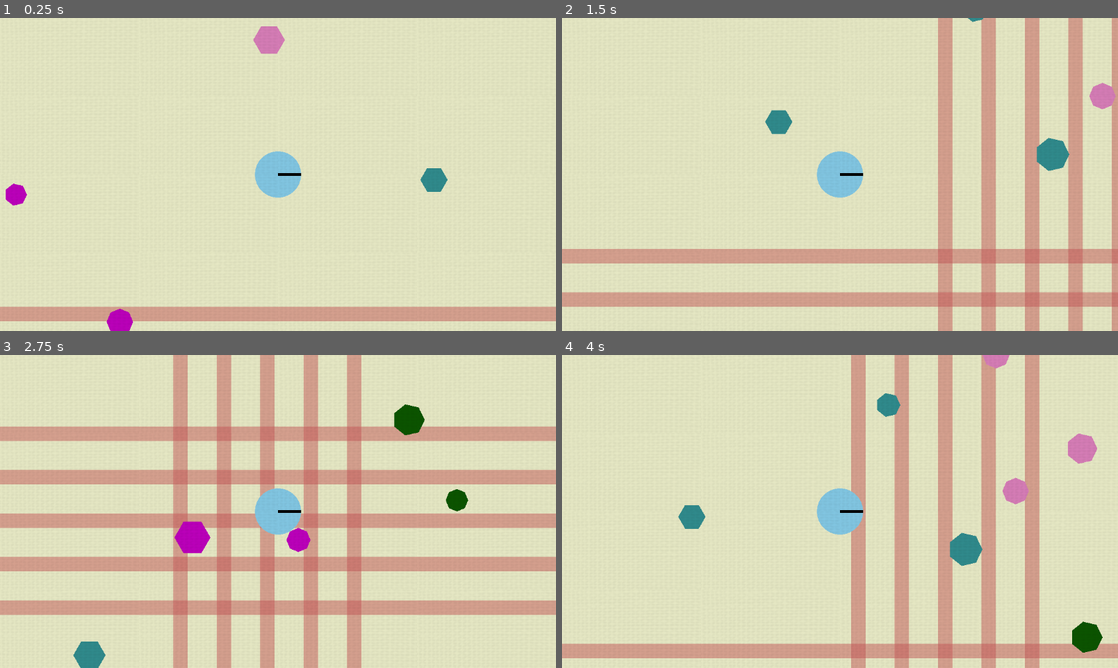
Above: before the commit, frames 1-4 (two rows, left to right).
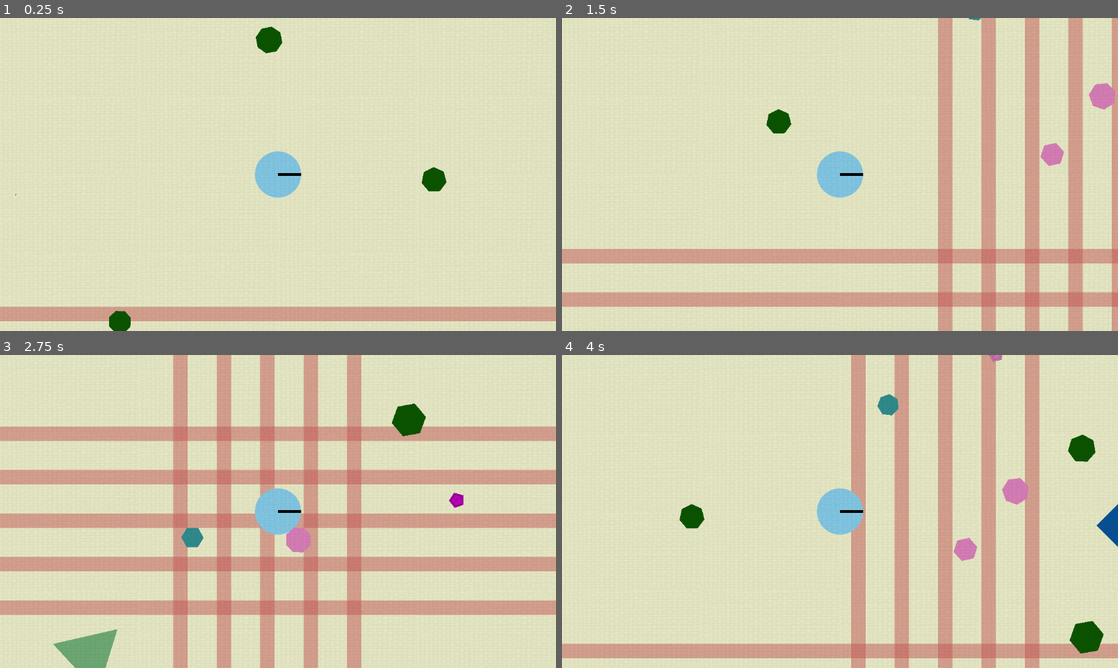
Above: after the commit, the same moments.

Repository: bjornarprytz/dream-deeper-and-deeper
Game: Godot game, scene res://main.tscn
Same seed, same stepped clock (60 frames per second), same inputs: the game is played once before the commit and once after it.
Inputs:
- Up to frame 1 (0.25 s): no input
- Up to frame 2 (1.5 s): tap Enter at 0.5 s; hold Right (ui_right) 0.53-1.28 s; hold Down (ui_down) from 1.28 s (still down)
- Up to frame 3 (2.75 s): release Down (ui_down) at 2.03 s; hold Right (ui_right) from 2.03 s (still down)
- Up to frame 4 (4 s): release Right (ui_right) at 2.78 s; hold Up (ui_up) 2.78-3.53 s; hold Left (ui_left) from 3.53 s (still down)

The runs differ from the first frame. In frame 1, 1.1% of the frame differs, in the area x 1-81%, y 2-100%; in frame 2, 0.8%; in frame 3, 2.0%, in the area x 9-85%, y 15-100%; in frame 4, 1.7%.
Error before the commit: Invalid assignment of property or key 'scale' with value of type 'Vector2' on a base object of type 'Nil'. (res://autoload/spawner.gd:58)
Error after the commit: Invalid assignment of property or key 'scale' with value of type 'Vector2' on a base object of type 'Nil'. (res://autoload/spawner.gd:63)

Commit message:
wip bug behaviour

Diff:
--- a/src/autoload/spawner.gd
+++ b/src/autoload/spawner.gd
@@ -35,6 +35,10 @@
 	return _randomize_flower(
 		_flower_spawners.pick_random().instantiate() as Flower)
 
+func pentagonia() -> Pentagonia:
+	return _randomize_flower(
+		_pent_spawner.instantiate() as Pentagonia)
+
 func critter() -> Critter:
 	return _randomize_critter(
 		_critter_spawners.pick_random().instantiate() as Critter)
@@ -50,6 +54,7 @@
 static func _randomize_flower(flower: Flower) -> Flower:
 	var s = randf_range(.3, .5)
 	flower.scale = Vector2(s, s)
+	flower.rotation_degrees = randf_range(0.0, 360.0)
 	flower.modulate = Global.palette_plants.pick_random()
 	return flower
 
--- a/src/critters/bug/bug.tscn
+++ b/src/critters/bug/bug.tscn
@@ -6,6 +6,9 @@
 [sub_resource type="Theme" id="Theme_5eh2i"]
 default_font = ExtResource("2_dnbsd")
 default_font_size = 256
+
+[sub_resource type="CircleShape2D" id="CircleShape2D_w7q4f"]
+radius = 50.0
 
 [node name="Bug" type="Node2D"]
 modulate = Color(0.0980392, 0.0980392, 0.0980392, 1)
@@ -42,3 +45,8 @@
 "
 scroll_active = false
 metadata/_edit_use_anchors_ = true
+
+[node name="Sensors" type="Area2D" parent="."]
+
+[node name="Shape" type="CollisionShape2D" parent="Sensors"]
+shape = SubResource("CircleShape2D_w7q4f")
--- a/src/critters/circ/circ.tscn
+++ b/src/critters/circ/circ.tscn
@@ -18,5 +18,3 @@
 [node name="Body" parent="." instance=ExtResource("2_7isha")]
 n_sides = 30
 polygon = PackedVector2Array(25, 0, 24.4537, 5.19779, 22.8386, 10.1684, 20.2254, 14.6946, 16.7283, 18.5786, 12.5, 21.65 …(450 unchanged characters)…
-border_color = Color(0, 0, 0, 1)
-border_width = 0.0
--- a/src/critters/flower.gd
+++ b/src/critters/flower.gd
@@ -2,9 +2,8 @@
 extends Node2D
 
 @export var pollen_rate: float = 5.0
-@export var pollen: float = 100.0
+@export var pollen: float = randf_range(20.0, 60.0)
 @export var max_pollen: float = 100.0
 
-# Called every frame. 'delta' is the elapsed time since the previous frame.
 func _process(delta: float) -> void:
 	pollen = clamp(pollen + (delta * pollen_rate), 0.0, max_pollen)
--- a/src/critters/pent/pentagonia.gd
+++ b/src/critters/pent/pentagonia.gd
@@ -9,13 +9,23 @@
 @onready var pattern3 : Line2D = $Body/Pattern/C
 
 @onready var pollen_burst : CPUParticles2D = $PollenBurst
+@onready var target_scale : Vector2 = scale
+
+@export var growth_rate: float = .2
 
 var snap_back_tween : Tween
+var _time_spent : float = 0.0
+var halt_growth : bool = false
 
-var _time_spent : float = 0.0
+
+func _ready() -> void:
+	scale = Vector2.ZERO
 
 func _process(delta: float) -> void:
 	super(delta)
+
+	if (!halt_growth):
+		scale = lerp(scale, target_scale, delta * growth_rate)
 
 	var pattern_speed = pollen / max_pollen
 	_time_spent += (pattern_speed * delta)
@@ -31,12 +41,14 @@
 func _spread_seeds():
 	pollen_burst.amount = int(pollen / 5.0)
 
-	var seed = Spawn.plant_seed()
-	add_child.call_deferred(seed)
-	var target = Global.random_vector2().normalized() * randf_range(50.0, 90.0)
-	var seed_tween = create_tween().set_ease(Tween.EASE_OUT)
-	seed_tween.tween_property(seed, "position", target, 1.0)
-	seed_tween.tween_callback(seed.try_root)
+	for s in range(randi_range(1, 2)):
+		var seed = Spawn.plant_seed()
+		add_child.call_deferred(seed)
+		var target = Global.random_vector2().normalized() * randf_range(50.0, 90.0)
+		var seed_tween = create_tween().set_ease(Tween.EASE_OUT)
+		seed_tween.tween_property(seed, "position", target, 1.0)
+		seed_tween.tween_callback(seed.take_root)
+
 	pollen = 0
 	pollen_burst.emitting = true
 
@@ -44,3 +56,9 @@
 	if (body.owner is Critter or body is Player):
 		if (pollen == max_pollen):
 			_spread_seeds()
+
+func _on_body_area_entered(area: Area2D) -> void:
+	if (area.owner is Flower):
+		halt_growth = true
+		if scale.x < 0.1:
+			queue_free()
--- a/src/critters/pent/pentagonia.tscn
+++ b/src/critters/pent/pentagonia.tscn
@@ -60,4 +60,5 @@
 scale_amount_min = 0.1
 scale_amount_max = 0.2
 
+[connection signal="area_entered" from="Body" to="." method="_on_body_area_entered"]
 [connection signal="body_entered" from="Body" to="." method="_on_body_body_entered"]
--- a/src/critters/seed/seed.gd
+++ b/src/critters/seed/seed.gd
@@ -3,28 +3,15 @@
 
 @onready var sensors : Area2D = $Sensors
 
-func try_root():
-	const proximity_threshold = 140.0
-	var score := 100.0
+func activate():
+	await get_tree().create_timer(randf_range(10.0, 25.0)).timeout
+	take_root()
 
-	var areas = sensors.get_overlapping_areas()
+func take_root():
+	var flower = Spawn.pentagonia() # Revert to Flower
 
-	var flower = Spawn.flower()
-
-	for b in areas:
-		if b.owner is Flower:
-			var size = b.scale.length()
-			var d = b.global_position.distance_to(global_position)
-			var proximity = proximity_threshold - d
-			score -= (proximity * size)
-
-	print(score)
-
-	if (score <= 0.0):
-		flower.queue_free()
-	else:
-		Spawn.flowers.add_child(flower)
-		flower.global_position = global_position
+	Spawn.flowers.add_child(flower)
+	flower.global_position = global_position
 
 	queue_free()
 
--- a/src/critters/tri/tri.tscn
+++ b/src/critters/tri/tri.tscn
@@ -21,8 +21,6 @@
 [node name="Body" parent="." instance=ExtResource("3_14iat")]
 n_sides = 3
 polygon = PackedVector2Array(25, 0, -12.5, 21.6506, -12.5, -21.6506)
-border_color = Color(0, 0, 0, 1)
-border_width = 0.0
 
 [connection signal="body_entered" from="Senses" to="." method="_on_senses_body_entered"]
 [connection signal="body_exited" from="Senses" to="." method="_on_senses_body_exited"]
--- a/src/player/player.tscn
+++ b/src/player/player.tscn
@@ -13,8 +13,6 @@
 radius = 16.0
 n_sides = 30
 polygon = PackedVector2Array(16, 0, 15.6504, 3.32659, 14.6167, 6.50779, 12.9443, 9.40456, 10.7061, 11.8903, 8, 13.8564, …(442 unchanged characters)…
-border_color = Color(0, 0, 0, 1)
-border_width = 0.0
 
 [node name="Nose" type="Line2D" parent="."]
 points = PackedVector2Array(16, 0, 0, 0)
--- a/src/tools/RegularPolygon.tscn
+++ b/src/tools/RegularPolygon.tscn
@@ -6,8 +6,6 @@
 script = ExtResource("1_2l3bt")
 n_sides = 8
 polygon = PackedVector2Array(25, 0, 17.6777, 17.6777, 1.53076e-15, 25, -17.6777, 17.6777, -25, 3.06152e-15, -17.6777, -17.6777, -4.59227e-15, -25, 17.6777, -17.6777)
-border_color = null
-border_width = null
 
 [node name="Drawn" type="Polygon2D" parent="."]
 polygon = PackedVector2Array(25, 0, 17.6777, 17.6777, 1.53076e-15, 25, -17.6777, 17.6777, -25, 3.06152e-15, -17.6777, -17.6777, -4.59227e-15, -25, 17.6777, -17.6777)
@@ -16,6 +14,7 @@
 points = PackedVector2Array(25, 0, 17.6777, 17.6777, 1.53076e-15, 25, -17.6777, 17.6777, -25, 3.06152e-15, -17.6777, -17.6777, -4.59227e-15, -25, 17.6777, -17.6777)
 closed = true
 width = 0.0
+default_color = Color(0, 0, 0, 1)
 
 [node name="Collision" type="CollisionPolygon2D" parent="."]
 polygon = PackedVector2Array(25, 0, 17.6777, 17.6777, 1.53076e-15, 25, -17.6777, 17.6777, -25, 3.06152e-15, -17.6777, -17.6777, -4.59227e-15, -25, 17.6777, -17.6777)
Not shown: 1 places in src/critters/bug/bug.tscn that only renumber resources
Not shown, changed: readme.md
